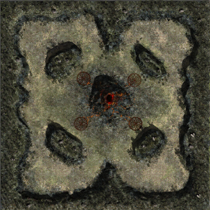
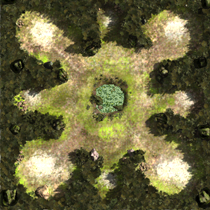
Comparing the layer stacks of the two 210 × 210 images. Changes:
added layer "Camada 4" above "Camada 3" over [0, 0, 210, 210]
